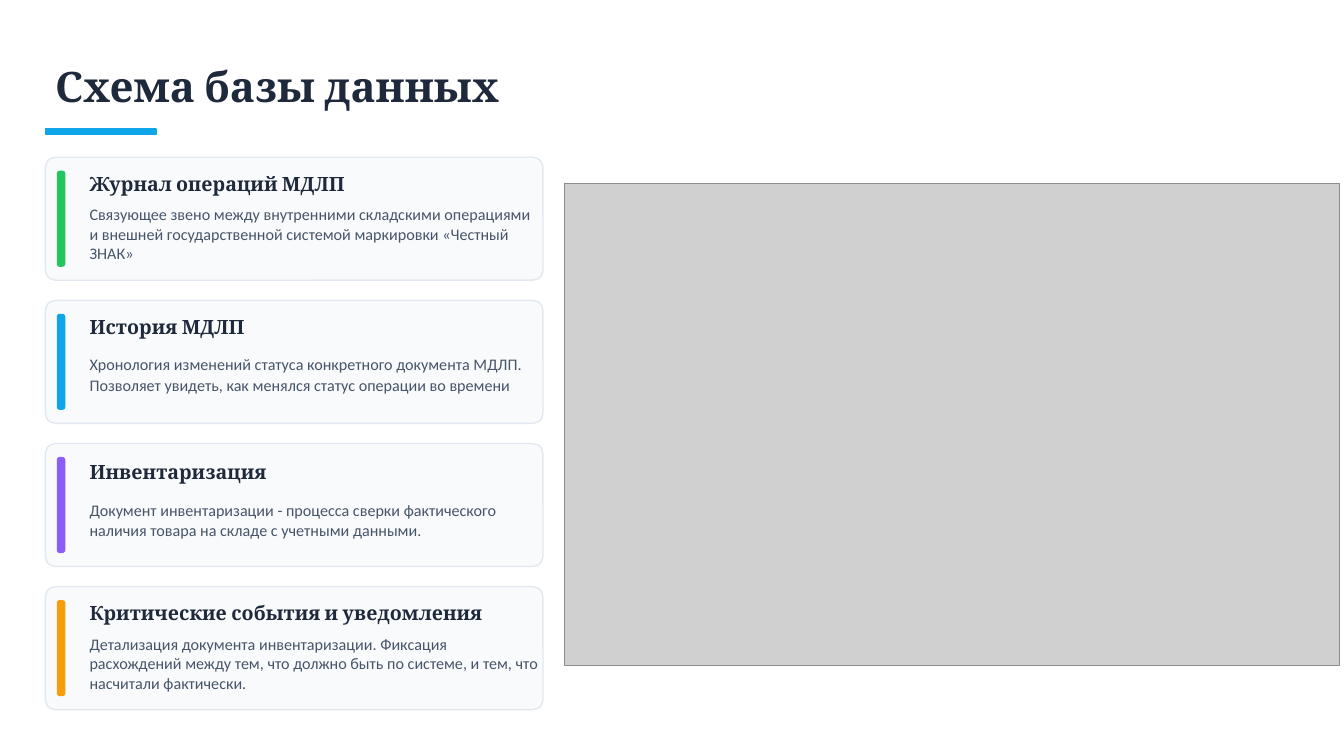
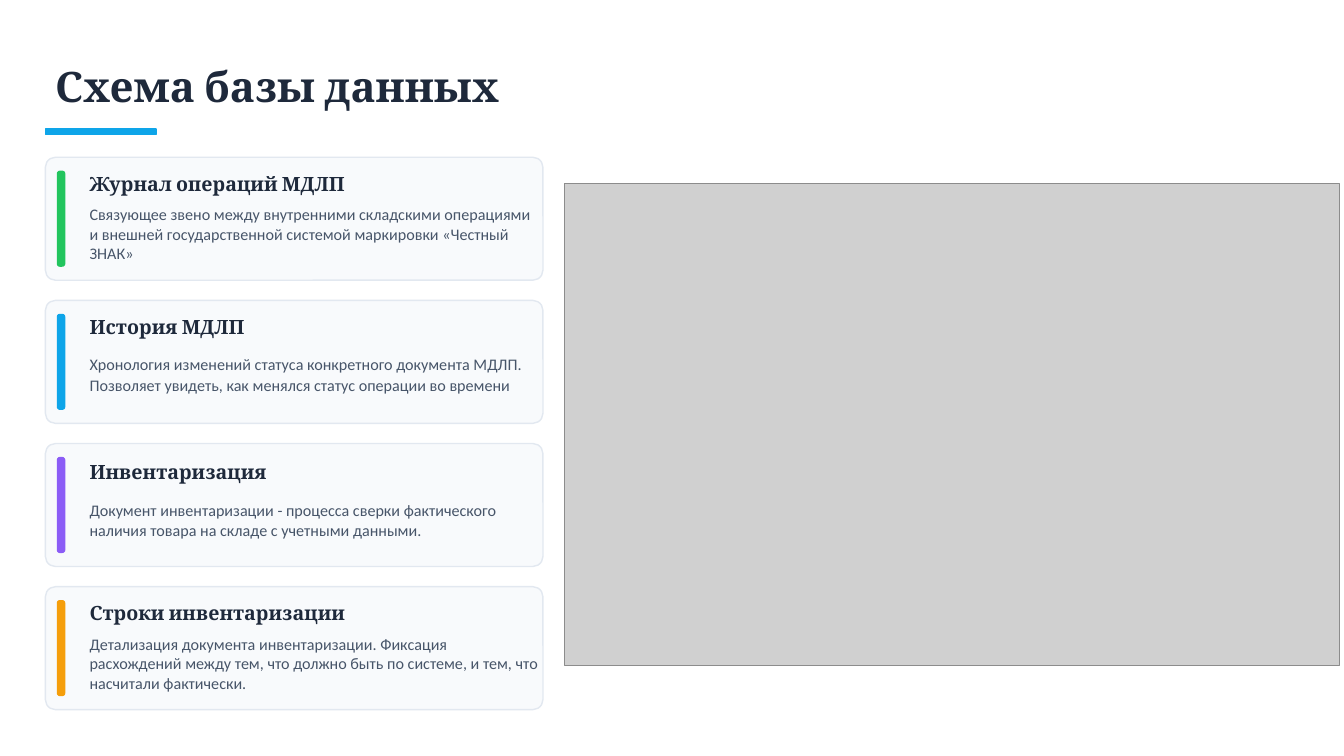
Before and after one commit to ghjgk1/PharmacyWarehouse, a slide deck: slide 5 of Никитин (1).pptx. Drawn at 1344x756 pixels with LibreOffice and Linux fonts; fonts in the diff are those of the drawing; grey boxes stand for pictures. Boxes give left, top, right and bottom in pixels: in the first picture for what was removed or moved away, otherwise in the second. Text is boxed around its words. In the diff, an @@ line names an element or a change of style, - is before the commit and + after.

```diff
--- a/Никитин (1).pptx
+++ b/Никитин (1).pptx
@@ text at <box>90,605,345,625</box>: text changed @@
-Критические события и уведомления
+Строки инвентаризации
```
Also in this commit, not shown: 2 other slides changed.
